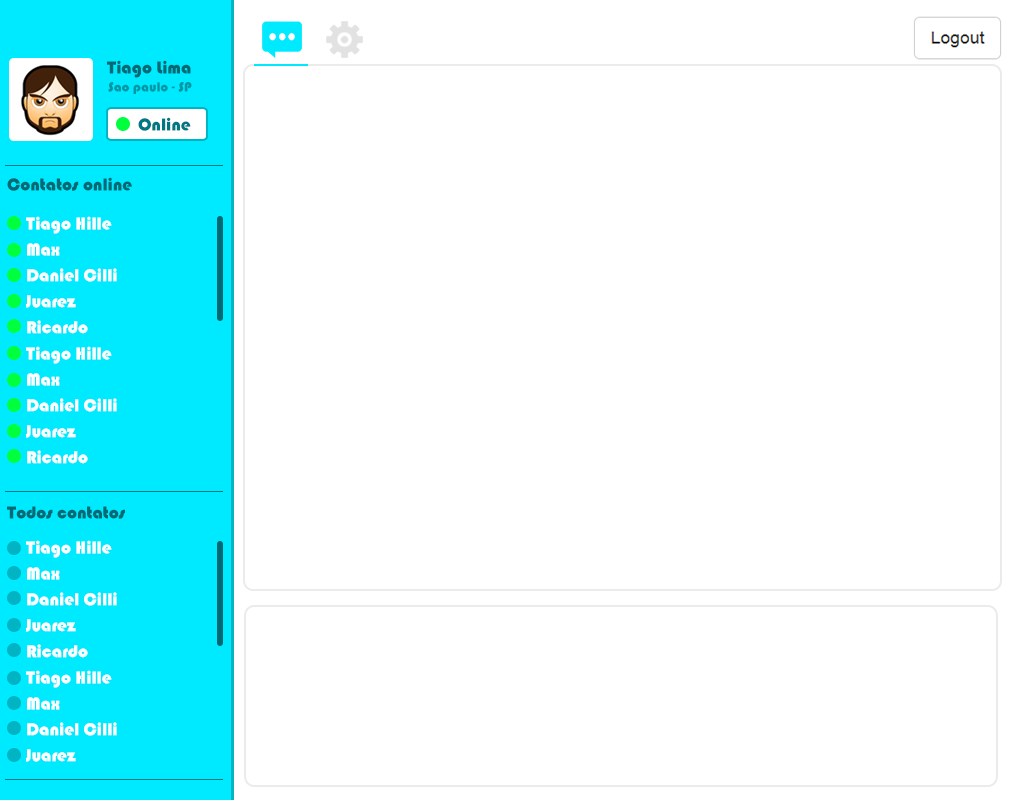
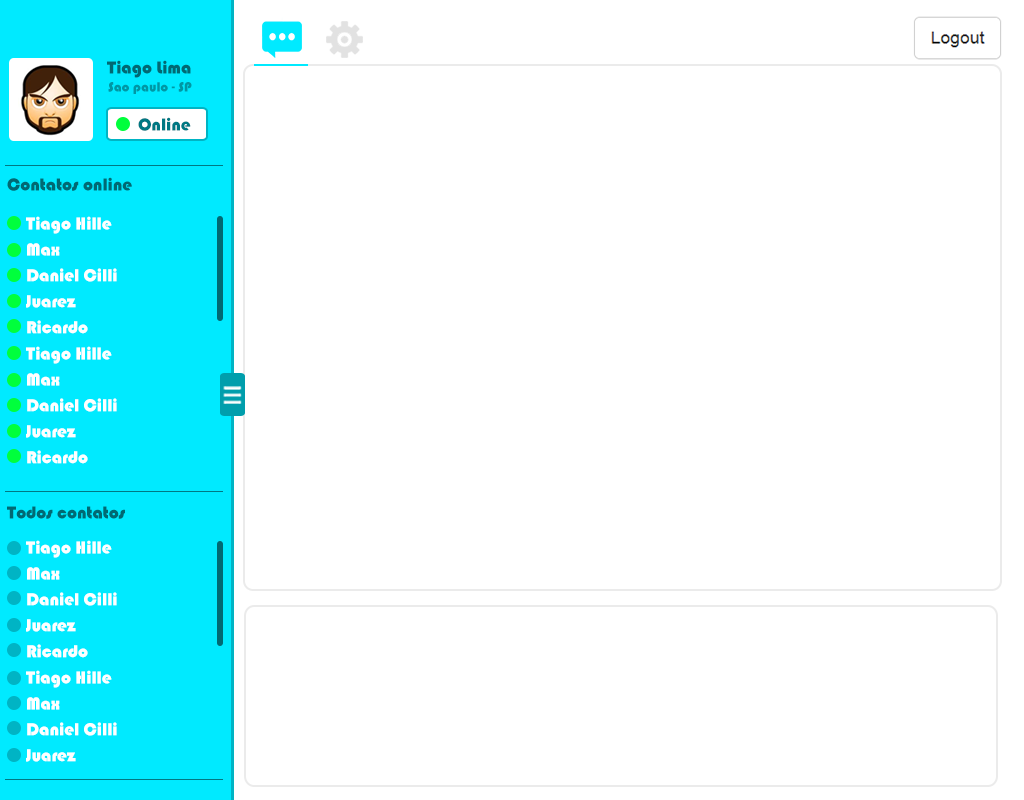
Comparing the layer stacks of the two (1024, 800) images. Changes:
added layer "Capturar" (1st of 2) above "Rounded Rectangle 5 copy" over [left=223, top=386, right=242, bottom=404]
added layer "Rounded Rectangle 6" above "Tiago Hille Max Daniel Cilli Juarez Ricardo" over [left=220, top=373, right=245, bottom=416]
